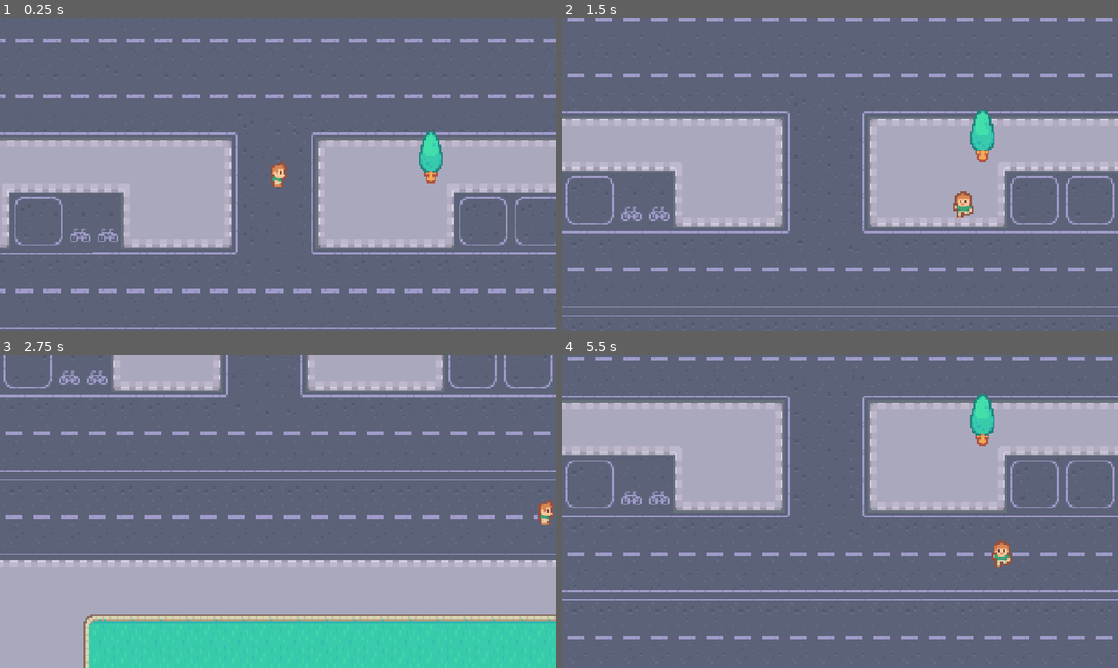
Above: before the commit, frames 1-4 (two rows, left to right).
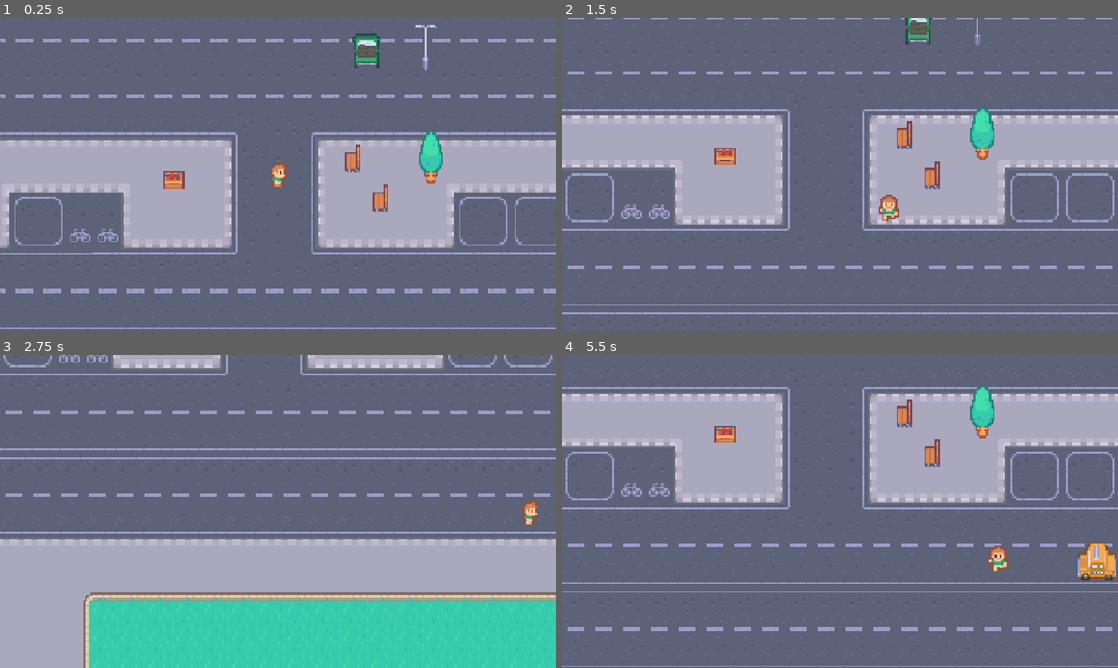
Above: after the commit, the same moments.

Repository: Dzsi-Dzsimi/Terra-project-two
Game: Godot game, scene res://scenes/game.tscn
The game is run twice, just before and just after one commit, with the same random seed, the same clock (stepped at 60 frames per second) and the same inputs.
Inputs (mouse positions are in pixels of both pictures, inside the frame that each line leads up to):
- Up to frame 1 (0.25 s): no input
- Up to frame 2 (1.5 s): tap Enter at 0.5 s; move the mouse to (962, 158) at 0.52 s; hold D (right) 0.53-1.28 s; tap Alt at 0.6 s; click (962, 158) at 0.67 s; tap Space (jump) at 0.77 s; move the mouse to (728, 190) at 1.27 s; hold Down (down) from 1.28 s (still down); tap Shift at 1.35 s
- Up to frame 3 (2.75 s): tap Space (jump) at 1.52 s; move the mouse to (333, 442) at 2.02 s; release Down (down) at 2.03 s; hold D (right) from 2.03 s (still down); tap Alt at 2.1 s
- Up to frame 4 (5.5 s): move the mouse to (812, 574) at 2.77 s; release D (right) at 2.78 s; hold W (up) 2.78-3.53 s; tap Shift at 2.85, 4.35 s; click (812, 574) at 2.92 s; tap Space (jump) at 3.02, 3.77, 4.52, 5 s; move the mouse to (1006, 558) at 3.52 s; hold A (left) 3.53-5.03 s; tap Alt at 3.6, 5.1 s; move the mouse to (673, 464) at 4.27 s; move the mouse to (867, 511) at 5.02 s; hold Down (down) from 5.03 s (still down); click (867, 511) at 5.17 s

The runs differ from the first frame. In frame 1, 1.1% of the frame differs, in the area x 29-79%, y 2-62%; in frame 2, 10%; in frame 3, 26%, in the area x 0-100%, y 0-87%; in frame 4, 14%.

Commit message:
made cars move and also despawn after leaving the screen

Diff:
--- a/terra-second/project.godot
+++ b/terra-second/project.godot
@@ -13,6 +13,7 @@
 config/name="Terra second"
 run/main_scene="uid://cm2f1onsmrv8r"
 config/features=PackedStringArray("4.7", "Forward Plus")
+run/max_fps=60
 config/icon="res://icon.svg"
 
 [display]
@@ -58,6 +59,12 @@
 ]
 }
 
+[layer_names]
+
+2d_physics/layer_1="Terrain"
+2d_physics/layer_2="Player"
+2d_physics/layer_3="Cars"
+
 [physics]
 
 3d/physics_engine="Jolt Physics"
--- /dev/null
+++ b/terra-second/scenes/box.tscn
@@ -0,0 +1,14 @@
+[gd_scene format=3 uid="uid://ctgoq4m46j7g7"]
+
+[ext_resource type="Texture2D" uid="uid://y78osdw0bolc" path="res://graphics/objects/box1.png" id="1_3inec"]
+
+[sub_resource type="RectangleShape2D" id="RectangleShape2D_g4v7s"]
+size = Vector2(12, 6)
+
+[node name="Box" type="StaticBody2D" unique_id=266929847]
+
+[node name="Sprite2D" type="Sprite2D" parent="." unique_id=348865006]
+texture = ExtResource("1_3inec")
+
+[node name="CollisionShape2D" type="CollisionShape2D" parent="." unique_id=534137262]
+shape = SubResource("RectangleShape2D_g4v7s")
--- /dev/null
+++ b/terra-second/scenes/car.gd
@@ -0,0 +1,17 @@
+extends Area2D
+
+var direction = Vector2.LEFT
+var speed = 50
+
+func _ready() -> void:
+	if position.x < 0:
+		direction.x = 1
+		$Sprite2D.flip_h = true
+		print("car direction")
+
+func _process(delta: float) -> void:
+	position += direction * speed * delta #delta used for contant speed with framerate
+
+
+func _on_visible_on_screen_notifier_2d_screen_exited() -> void:
+	queue_free()
--- a/terra-second/scenes/car.tscn
+++ b/terra-second/scenes/car.tscn
@@ -1,11 +1,15 @@
 [gd_scene format=3 uid="uid://dl28ql76kdewa"]
 
 [ext_resource type="Texture2D" uid="uid://ded8huv3lr1a7" path="res://graphics/cars/yellow.png" id="1_c35m8"]
+[ext_resource type="Script" uid="uid://cu5kliy7p2wy2" path="res://scenes/car.gd" id="1_qt2eu"]
 
 [sub_resource type="RectangleShape2D" id="RectangleShape2D_g4v7s"]
 size = Vector2(20, 11)
 
 [node name="Car" type="Area2D" unique_id=145651312]
+collision_layer = 4
+collision_mask = 2
+script = ExtResource("1_qt2eu")
 
 [node name="Sprite2D" type="Sprite2D" parent="." unique_id=1411315085]
 texture = ExtResource("1_c35m8")
@@ -13,3 +17,8 @@
 [node name="CollisionShape2D" type="CollisionShape2D" parent="." unique_id=433821211]
 position = Vector2(0, 2.5)
 shape = SubResource("RectangleShape2D_g4v7s")
+
+[node name="VisibleOnScreenNotifier2D" type="VisibleOnScreenNotifier2D" parent="." unique_id=2065896736]
+rect = Rect2(-12, -10, 24, 20)
+
+[connection signal="screen_exited" from="VisibleOnScreenNotifier2D" to="." method="_on_visible_on_screen_notifier_2d_screen_exited"]
--- a/terra-second/scenes/collision_box.tscn
+++ b/terra-second/scenes/collision_box.tscn
@@ -7,6 +7,7 @@
 size = Vector2(20, 15.833334)
 
 [node name="FinishArea2D" type="Area2D" unique_id=1438358285]
+collision_mask = 0
 script = ExtResource("1_pvrii")
 
 [node name="CollisionShape2D" type="CollisionShape2D" parent="." unique_id=72832415]
--- a/terra-second/scenes/game.gd
+++ b/terra-second/scenes/game.gd
@@ -1,4 +1,19 @@
 extends Node2D
+#YSort = detemines which objects are on top depending on their position
+var car_scene: PackedScene = preload("res://scenes/car.tscn")
 
 func _on_finish_area_entered(body: Node2D) -> void:
 	print(body, " has entered")
+	print(body)
+
+
+func _on_car_timer_timeout() -> void:
+	var car = car_scene.instantiate() as Area2D #as Area2D is needed so that suggestions are present for this variable so that it is harder to mess up
+	var pos_marker = $CarStartPositions.get_children().pick_random() as Marker2D
+	car.position = pos_marker.position
+	$Objects.add_child(car)
+	car.connect("body_entered", go_to_title) #connecting a signal, you want the node to be connected, the signal name, and the function you want to call
+
+func go_to_title(body): #parameter of body automatically passed into the function by the connect. there would be an error if no parameters were declared for the function
+	print(body) # we can see that any body collision calls the function
+	print("player car collision")
--- a/terra-second/scenes/game.tscn
+++ b/terra-second/scenes/game.tscn
@@ -5,6 +5,11 @@
 [ext_resource type="PackedScene" uid="uid://brokp373l1abu" path="res://scenes/player.tscn" id="2_yqjtg"]
 [ext_resource type="PackedScene" uid="uid://dxuqfwwmcq5lp" path="res://scenes/tree.tscn" id="3_lnu2h"]
 [ext_resource type="PackedScene" uid="uid://0y405h37btlc" path="res://scenes/collision_box.tscn" id="5_iywne"]
+[ext_resource type="PackedScene" uid="uid://ctgoq4m46j7g7" path="res://scenes/box.tscn" id="6_p57ef"]
+[ext_resource type="Texture2D" uid="uid://cxutqp0hti8vw" path="res://graphics/objects/bench.png" id="7_u5sy4"]
+[ext_resource type="Texture2D" uid="uid://b778fphjcav0" path="res://graphics/objects/light.png" id="8_vtaks"]
+[ext_resource type="Texture2D" uid="uid://d1h0ksxlju0ou" path="res://graphics/objects/house1.png" id="9_kvpfn"]
+[ext_resource type="Texture2D" uid="uid://b8fq8sgkmu4dx" path="res://graphics/objects/green car.png" id="10_dinhu"]
 
 [sub_resource type="RectangleShape2D" id="RectangleShape2D_g4v7s"]
 size = Vector2(20, 640)
@@ -18,6 +23,11 @@
 [sub_resource type="RectangleShape2D" id="RectangleShape2D_d0u6y"]
 size = Vector2(424, 20)
 
+[sub_resource type="RectangleShape2D" id="RectangleShape2D_3gngh"]
+size = Vector2(7, 10)
+
+[sub_resource type="RectangleShape2D" id="RectangleShape2D_fcnqv"]
+
 [node name="Game" type="Node2D" unique_id=903951852]
 script = ExtResource("1_lbhrr")
 metadata/_edit_horizontal_guides_ = [320.0, -320.0]
@@ -26,35 +36,38 @@
 [node name="BG" type="Sprite2D" parent="." unique_id=1895270429]
 position = Vector2(3, 0)
 texture = ExtResource("1_uwrxv")
-
-[node name="Player" parent="." unique_id=209912107 instance=ExtResource("2_yqjtg")]
-position = Vector2(29, 37)
-scale = Vector2(1, 1)
-
-[node name="Tree" parent="." unique_id=209877338 instance=ExtResource("3_lnu2h")]
-position = Vector2(117, 27)
+metadata/_edit_lock_ = true
 
 [node name="Borders" type="Node2D" parent="." unique_id=1278740454]
+metadata/_edit_lock_ = true
 
 [node name="StaticBody2D" type="StaticBody2D" parent="Borders" unique_id=1120243263]
+collision_layer = 8
+collision_mask = 0
 
 [node name="CollisionShape2D" type="CollisionShape2D" parent="Borders/StaticBody2D" unique_id=1441391183]
 position = Vector2(-199, 0)
 shape = SubResource("RectangleShape2D_g4v7s")
 
 [node name="StaticBody2D2" type="StaticBody2D" parent="Borders" unique_id=1883102289]
+collision_layer = 8
+collision_mask = 0
 
 [node name="CollisionShape2D" type="CollisionShape2D" parent="Borders/StaticBody2D2" unique_id=1602022209]
 position = Vector2(205, 0)
 shape = SubResource("RectangleShape2D_yf5fn")
 
 [node name="StaticBody2D3" type="StaticBody2D" parent="Borders" unique_id=1228585053]
+collision_layer = 8
+collision_mask = 0
 
 [node name="CollisionShape2D" type="CollisionShape2D" parent="Borders/StaticBody2D3" unique_id=2040002627]
 position = Vector2(3, -330)
 shape = SubResource("RectangleShape2D_57qmd")
 
 [node name="StaticBody2D4" type="StaticBody2D" parent="Borders" unique_id=61014956]
+collision_layer = 8
+collision_mask = 0
 
 [node name="CollisionShape2D" type="CollisionShape2D" parent="Borders/StaticBody2D4" unique_id=1429394187]
 position = Vector2(3, 330)
@@ -62,10 +75,98 @@
 
 [node name="FinishArea2D" parent="Borders" unique_id=1438358285 instance=ExtResource("5_iywne")]
 position = Vector2(0, -160)
+collision_layer = 0
+collision_mask = 2
 
 [node name="Timer" type="Node" parent="." unique_id=1680028459]
 
 [node name="CarTimer" type="Timer" parent="Timer" unique_id=1535330555]
 autostart = true
 
+[node name="Objects" type="Node2D" parent="." unique_id=1372221445]
+y_sort_enabled = true
+
+[node name="Player" parent="Objects" unique_id=209912107 instance=ExtResource("2_yqjtg")]
+position = Vector2(29, 37)
+scale = Vector2(1, 1)
+
+[node name="Tree" parent="Objects" unique_id=209877338 instance=ExtResource("3_lnu2h")]
+position = Vector2(117, 27)
+
+[node name="Box" parent="Objects" unique_id=266929847 instance=ExtResource("6_p57ef")]
+position = Vector2(-31, 40)
+
+[node name="Bench" type="StaticBody2D" parent="Objects" unique_id=471503603]
+position = Vector2(72, 28)
+metadata/_edit_group_ = true
+
+[node name="Sprite2D" type="Sprite2D" parent="Objects/Bench" unique_id=905500009]
+texture = ExtResource("7_u5sy4")
+
+[node name="CollisionShape2D" type="CollisionShape2D" parent="Objects/Bench" unique_id=568793177]
+position = Vector2(-0.5, 1)
+shape = SubResource("RectangleShape2D_3gngh")
+
+[node name="Bench2" type="StaticBody2D" parent="Objects" unique_id=654774334]
+position = Vector2(88, 51)
+metadata/_edit_group_ = true
+
+[node name="Sprite2D" type="Sprite2D" parent="Objects/Bench2" unique_id=817900425]
+texture = ExtResource("7_u5sy4")
+
+[node name="CollisionShape2D" type="CollisionShape2D" parent="Objects/Bench2" unique_id=1941630968]
+position = Vector2(-0.5, 1)
+shape = SubResource("RectangleShape2D_3gngh")
+
+[node name="Stuff" type="Node2D" parent="Objects" unique_id=546332053]
+
+[node name="Light" type="Sprite2D" parent="Objects/Stuff" unique_id=126628190]
+position = Vector2(114, -36)
+texture = ExtResource("8_vtaks")
+
+[node name="House1" type="Sprite2D" parent="Objects/Stuff" unique_id=1147555971]
+position = Vector2(144, -174)
+texture = ExtResource("9_kvpfn")
+
+[node name="GreenCar" type="Sprite2D" parent="Objects/Stuff" unique_id=2119503078]
+position = Vector2(80, -34)
+texture = ExtResource("10_dinhu")
+
+[node name="StaticBody2D" type="StaticBody2D" parent="Objects/Stuff" unique_id=938925410]
+
+[node name="CollisionShape2D" type="CollisionShape2D" parent="Objects/Stuff/StaticBody2D" unique_id=486574420]
+position = Vector2(82, -34)
+shape = SubResource("RectangleShape2D_fcnqv")
+
+[node name="CarStartPositions" type="Node2D" parent="." unique_id=463343667]
+metadata/_edit_lock_ = true
+
+[node name="Marker2D" type="Marker2D" parent="CarStartPositions" unique_id=1419069279]
+position = Vector2(203, -95)
+
+[node name="Marker2D2" type="Marker2D" parent="CarStartPositions" unique_id=575838327]
+position = Vector2(-194, -24)
+
+[node name="Marker2D3" type="Marker2D" parent="CarStartPositions" unique_id=547980387]
+position = Vector2(-192, 5)
+
+[node name="Marker2D4" type="Marker2D" parent="CarStartPositions" unique_id=6847880]
+position = Vector2(208, 113)
+
+[node name="Marker2D5" type="Marker2D" parent="CarStartPositions" unique_id=189537896]
+position = Vector2(-194, 94)
+
+[node name="Marker2D6" type="Marker2D" parent="CarStartPositions" unique_id=728034862]
+position = Vector2(-196, 141)
+
+[node name="Marker2D7" type="Marker2D" parent="CarStartPositions" unique_id=2080070750]
+position = Vector2(207, 163)
+
+[node name="Marker2D8" type="Marker2D" parent="CarStartPositions" unique_id=168016882]
+position = Vector2(208, -51)
+
+[node name="Marker2D9" type="Marker2D" parent="CarStartPositions" unique_id=150615548]
+position = Vector2(-199, -114)
+
 [connection signal="body_entered" from="Borders/FinishArea2D" to="." method="_on_finish_area_entered"]
+[connection signal="timeout" from="Timer/CarTimer" to="." method="_on_car_timer_timeout"]
--- a/terra-second/scenes/player.gd
+++ b/terra-second/scenes/player.gd
@@ -1,11 +1,11 @@
 extends CharacterBody2D
 
 var direction: Vector2 = Vector2.ZERO
-var speed: int = 150
+var speed: int = 10000
 
-func _physics_process(_delta: float) -> void:
+func _physics_process(delta: float) -> void:
 	direction = Input.get_vector("left", "right", "up", "down")
-	velocity = direction * speed
+	velocity = direction * speed * delta
 	animation()
 	move_and_slide()
 
--- a/terra-second/scenes/player.tscn
+++ b/terra-second/scenes/player.tscn
@@ -4,7 +4,7 @@
 [ext_resource type="Texture2D" uid="uid://c4q6c7mxqh78h" path="res://graphics/player/player_tileset.png" id="2_g2els"]
 
 [sub_resource type="RectangleShape2D" id="RectangleShape2D_g4v7s"]
-size = Vector2(12, 8)
+size = Vector2(8.833334, 8)
 
 [sub_resource type="AtlasTexture" id="AtlasTexture_dqkch"]
 atlas = ExtResource("2_g2els")
@@ -98,6 +98,8 @@
 
 [node name="Player" type="CharacterBody2D" unique_id=1426242407]
 scale = Vector2(6, 6)
+collision_layer = 2
+collision_mask = 13
 script = ExtResource("1_g2els")
 
 [node name="Camera2D" type="Camera2D" parent="." unique_id=655482339]
@@ -109,6 +111,7 @@
 position_smoothing_enabled = true
 
 [node name="CollisionShape2D" type="CollisionShape2D" parent="." unique_id=947043320]
+position = Vector2(0.41666675, 0)
 shape = SubResource("RectangleShape2D_g4v7s")
 
 [node name="AnimatedSprite2D" type="AnimatedSprite2D" parent="." unique_id=597975552]
--- a/terra-second/scenes/tree.tscn
+++ b/terra-second/scenes/tree.tscn
@@ -6,6 +6,7 @@
 size = Vector2(10, 23)
 
 [node name="Tree" type="StaticBody2D" unique_id=209877338]
+collision_mask = 0
 
 [node name="CollisionShape2D" type="CollisionShape2D" parent="." unique_id=988231135]
 position = Vector2(0, 0.5)
Not shown, added: terra-second/scenes/car.gd.uid
